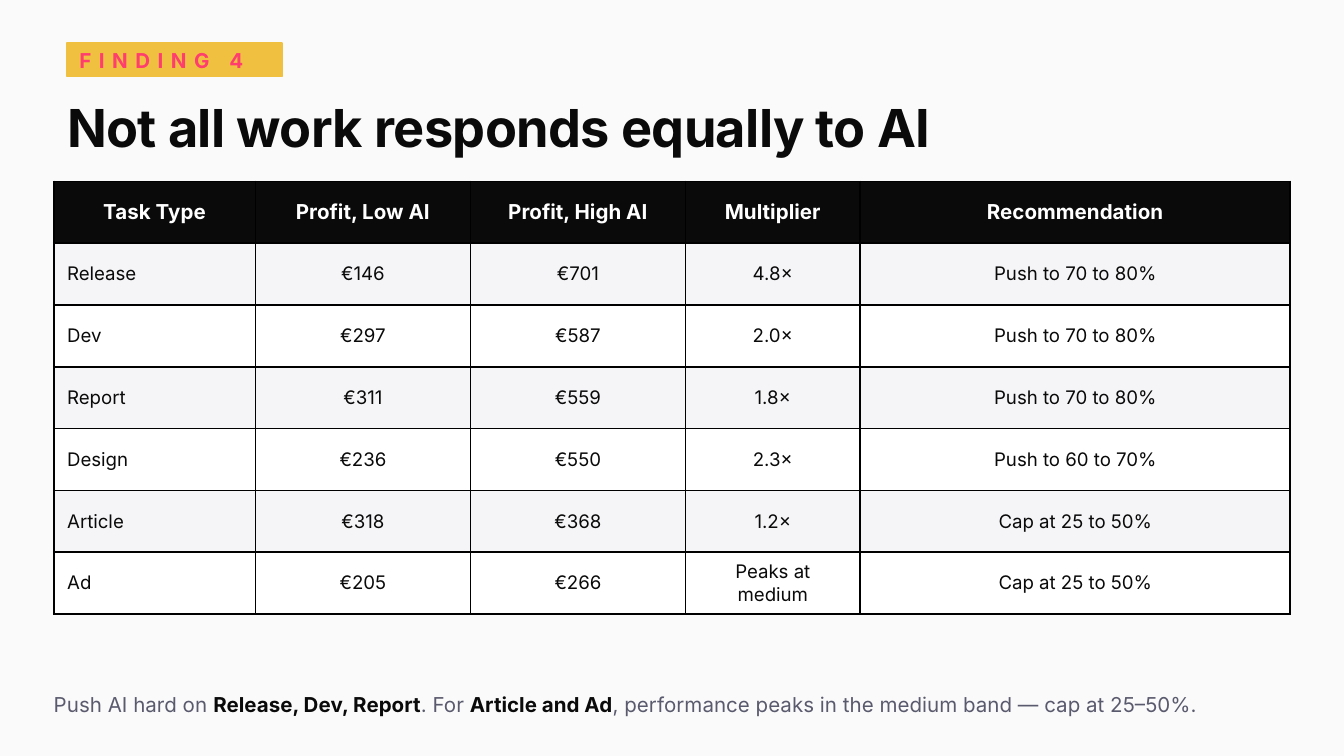
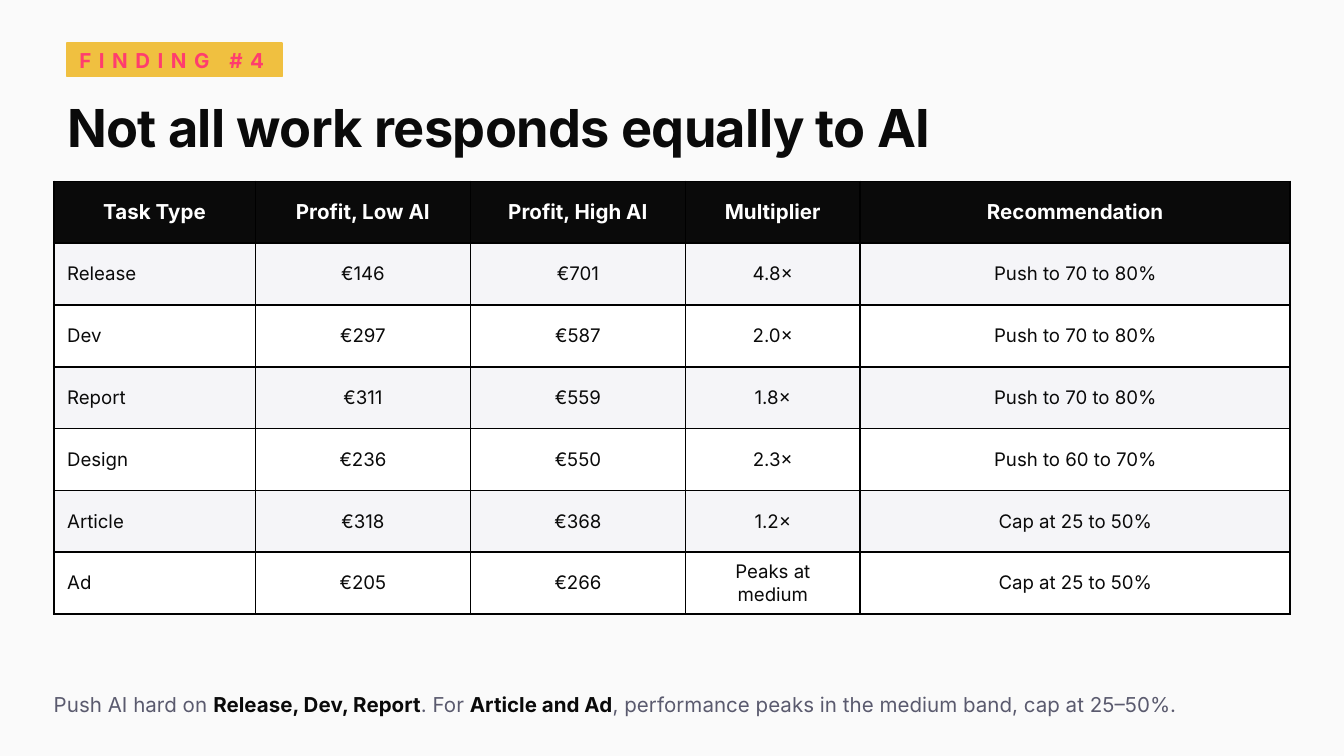
Before and after one commit to tabbba/Machine-Learning-810161, a slide deck: slide 8 of ai_productivity_alkemy_final.pptx. Drawn at 1344x756 pixels with LibreOffice and Linux fonts; fonts in the diff are those of the drawing. Boxes give left, top, right and bottom in pixels: in the first picture for what was removed or moved away, otherwise in the second. Text is boxed around its words. In the diff, an @@ line names an element or a change of style, - is before the commit and + after.

```diff
--- a/ai_productivity_alkemy_final.pptx
+++ b/ai_productivity_alkemy_final.pptx
@@ text at (x1=79, y1=53, x2=264, y2=68): text changed @@
-FINDING 4
+FINDING #4
@@ text at (x1=54, y1=696, x2=1176, y2=717): text changed @@
-Push AI hard on Release, Dev, Report. For Article and Ad, performance peaks in the medium band — cap at 25–50%.
+Push AI hard on Release, Dev, Report. For Article and Ad, performance peaks in the medium band, cap at 25–50%.
```
Also in this commit, not shown: 4 other slides changed.
